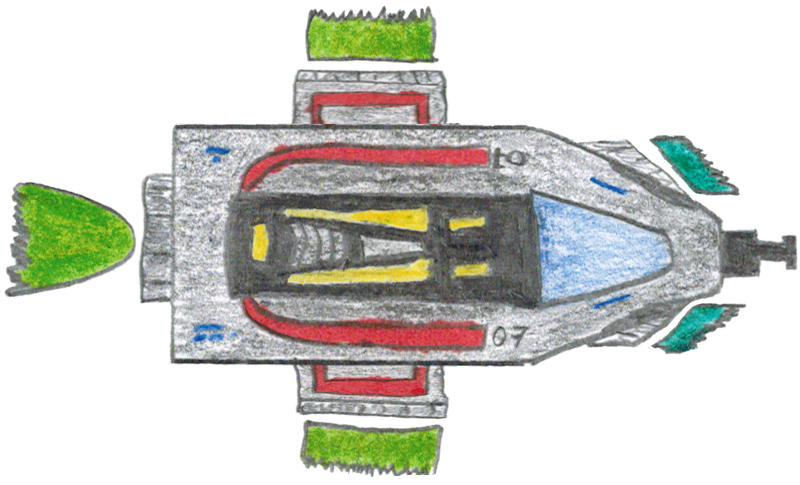
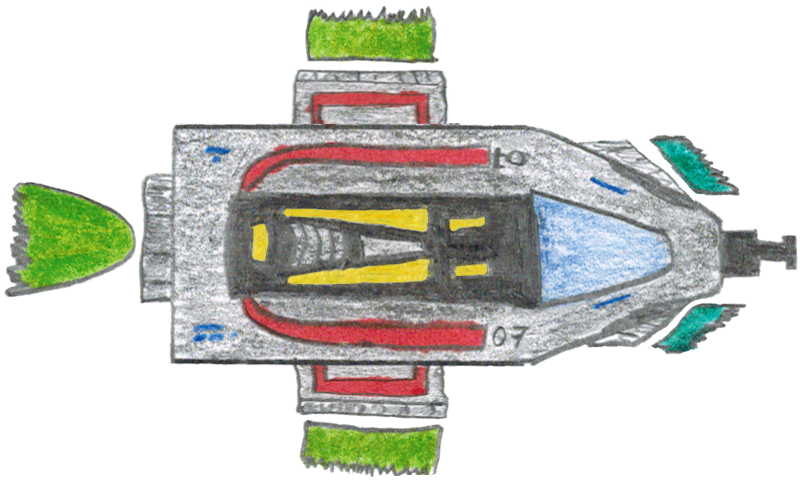
The second 800 x 485 image is a revision of the first. Changes to its layers:
added layer "engine_activated" above "front flame" over (251, 207, 488, 286)
painted on "Pasted Layer" over (251, 207, 488, 286)
